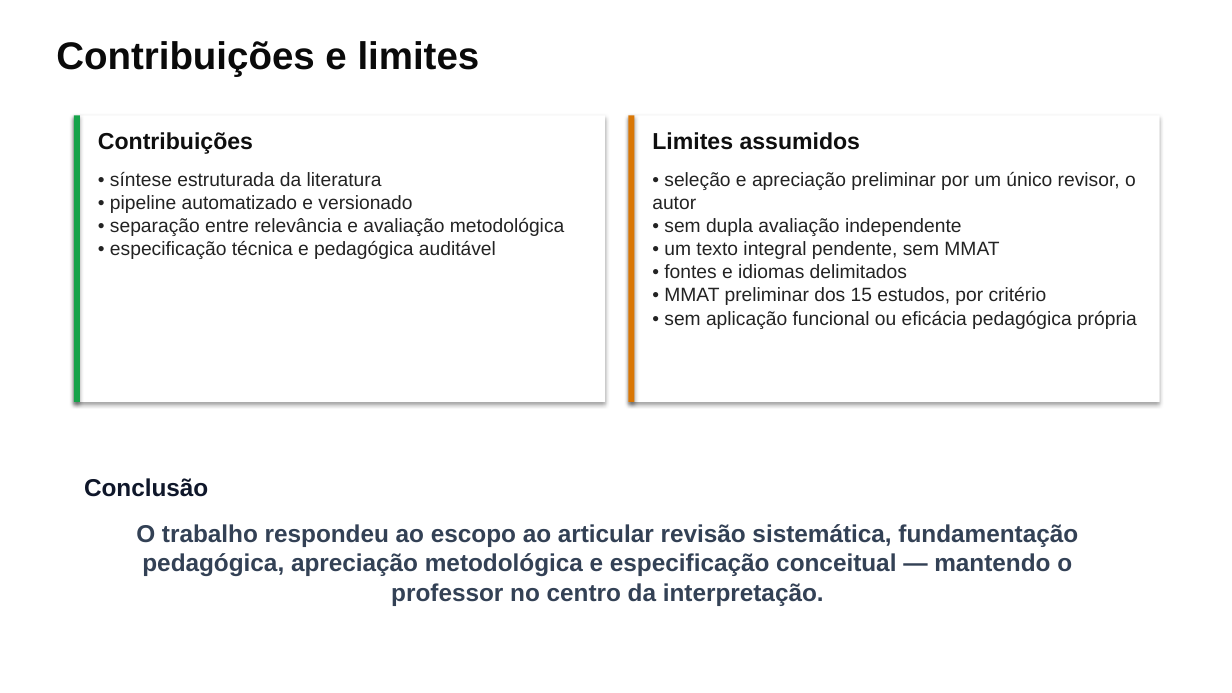
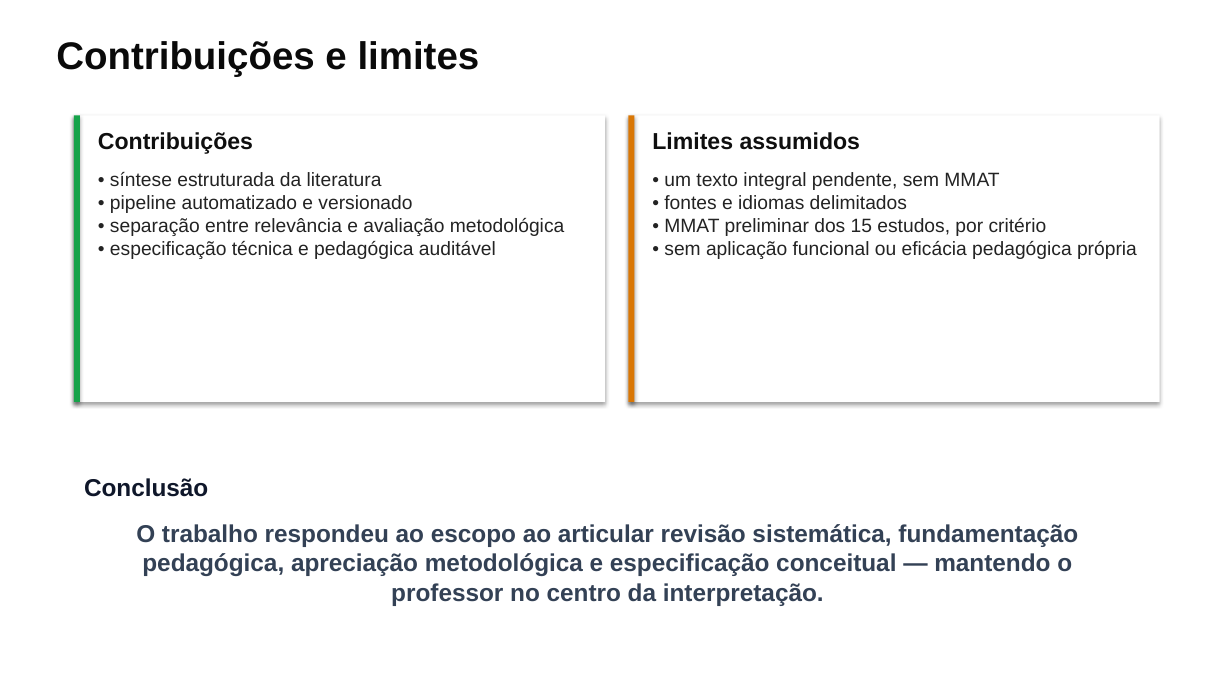
Before and after one commit to thalesfb/ccw, a slide deck: slide 18 of results/tcc/presentation/ensino_personalizado_de_matematica_tcc.pptx. Drawn at 1232x693 pixels with LibreOffice and Linux fonts; fonts in the diff are those of the drawing. Boxes give left, top, right and bottom in pixels: in the first picture for what was removed or moved away, otherwise in the second. Text is boxed around its words. In the diff, an @@ line names an element or a change of style, - is before the commit and + after.

```diff
--- a/results/tcc/presentation/ensino_personalizado_de_matematica_tcc.pptx
+++ b/results/tcc/presentation/ensino_personalizado_de_matematica_tcc.pptx
@@ text at (x1=664, y1=172, x2=1137, y2=259): text changed @@
-• seleção e apreciação preliminar por um único revisor, o autor
-• sem dupla avaliação independente
-• um texto integral pendente, sem MMAT
-• fontes e idiomas delimitados
-• MMAT preliminar dos 15 estudos, por critério
-• sem aplicação funcional ou eficácia pedagógica própria
+• um texto integral pendente, sem MMAT
+• fontes e idiomas delimitados
+• MMAT preliminar dos 15 estudos, por critério
+• sem aplicação funcional ou eficácia pedagógica própria
```
Also in this commit, not shown: 20 other files.
